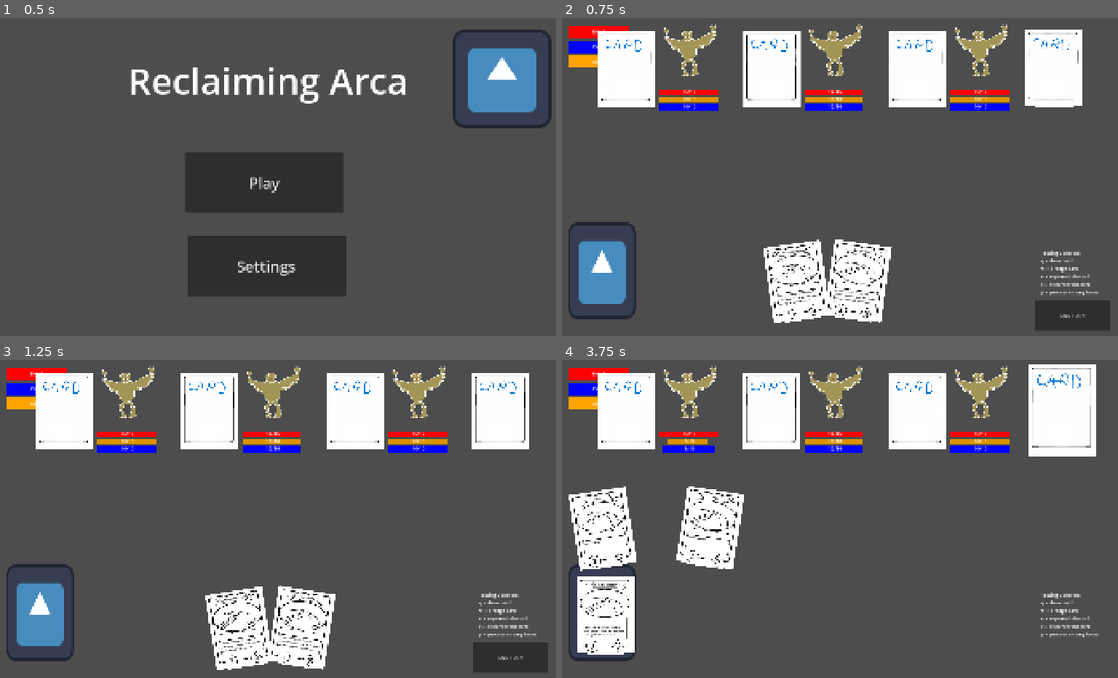
Above: before the commit, frames 1-4 (two rows, left to right).
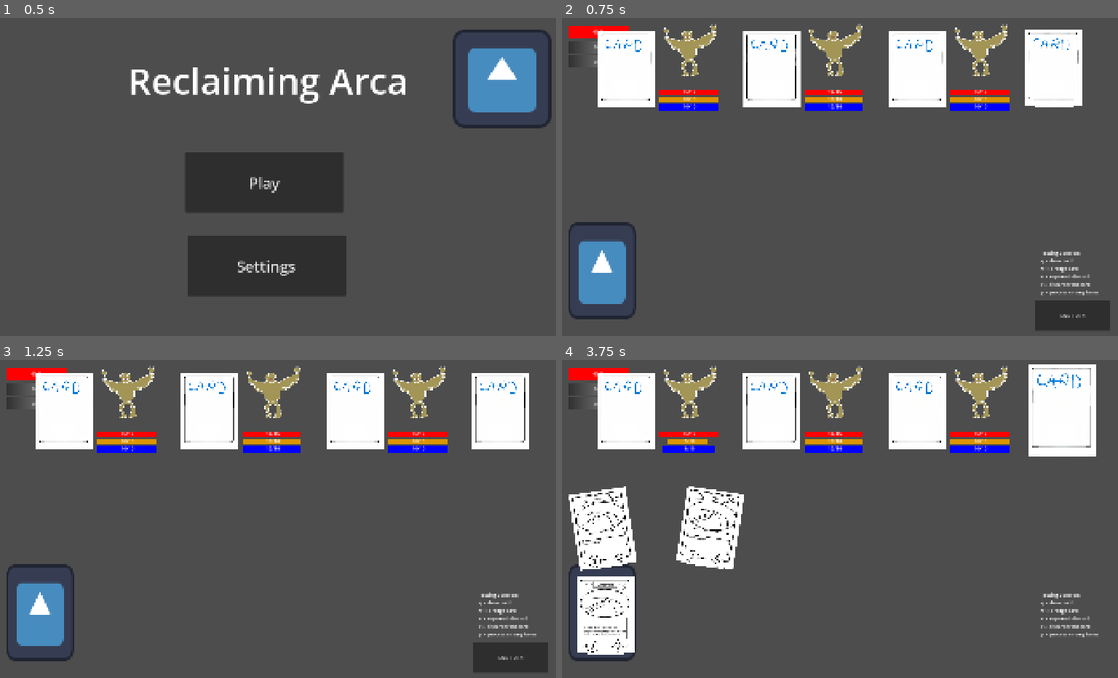
Above: after the commit, the same moments.

Repository: idealmonke/2.5d-test
Game: Godot game, scene res://game_data/scenes/Main_Menu.tscn
The game is run twice, just before and just after one commit, with the same random seed, the same clock (stepped at 60 frames per second) and the same inputs. The engine's default icon, where the game draws it, is replaced by a stand-in: a white triangle on a blue panel in a dark square.
Inputs (mouse positions are in pixels of both pictures, inside the frame that each line leads up to):
- Up to frame 1 (0.5 s): no input
- Up to frame 2 (0.75 s): click "Play" at 0.5 s
- Up to frame 3 (1.25 s): no input
- Up to frame 4 (3.75 s): click "END TURN" at 1.25 s; tap Enter at 2 s; drag from (600, 611) to (1062, 410) at 2.02 s; drag from (1062, 410) to (600, 611) at 2.77 s; move the mouse to (1062, 407) at 3.52 s; hold W from 3.53 s (still down); tap R at 3.6 s; click (1062, 407) at 3.67 s

Frame 1 is identical in both runs. In frame 2, 5.3% of the frame differs, in the area x 1-60%, y 3-96%; in frame 3, 5.2%; in frame 4, 0.6%.

Commit message:
passive statuses

Diff:
--- a/game_data/enemies/enemy.gd
+++ b/game_data/enemies/enemy.gd
@@ -14,7 +14,6 @@
 var library: enemy_library
 
 # Enemy Stats
-var base_max_health: int
 var max_health: int
 var current_health: int
 var defense: Dictionary[COMMON_ENUMS.DAMAGE_TYPE, int]
@@ -25,10 +24,13 @@
 # immutable stats
 var enemy_name : String
 
+var base_max_health: int
 var base_max_stamina: int
 var base_max_mana: int
 var base_mana_regen: int
 var base_hand_size: int
+var base_defense : Dictionary[COMMON_ENUMS.DAMAGE_TYPE, int]
+
 
 var hand_size: int
 var max_stamina: int
@@ -116,27 +118,6 @@
 	if current_mana > max_mana:
 		current_mana = max_mana
 	_update_stat_bars()
-
-func update_passive_effects() -> void:
-	max_health = base_max_health
-	max_mana = base_max_mana
-	max_stamina = base_max_stamina
-	mana_regen = base_mana_regen
-
-	for effect_name in current_status_effects:
-		var effect  : status_effect = current_status_effects[effect_name]
-		var stat_calcs = effect.data.stats_calculations
-		for stat in stat_calcs:
-			var calc = stat_calcs[stat]
-
-			if(stat==COMMON_ENUMS.PLAYER_STATS.HEALTH):
-				max_health = calc.calculate.call(max_health)
-			if(stat==COMMON_ENUMS.PLAYER_STATS.MANA):
-				max_mana = calc.calculate.call(max_mana)
-			if(stat==COMMON_ENUMS.PLAYER_STATS.STAMINA):
-				max_stamina = calc.calculate.call(max_stamina)
-			if(stat==COMMON_ENUMS.PLAYER_STATS.MANA_REGEN):
-				mana_regen = calc.calculate.call(mana_regen)
 
 func take_damage(damage: Damage) -> void:
 
@@ -178,88 +159,129 @@
 	status_effect_bar.setup(192)
 	status_effect_bar.reset(current_status_effects)
 
+func _update_stat_bars() -> void:
+	health_bar.value = float(current_health) / max_health * 100
+	stamina_bar.value = float(current_stamina) / max_stamina * 100
+	mana_bar.value = float(current_mana) / max_mana * 100
+
+	health_bar_text.text = str(current_health)+"/"+str(max_health)
+	stamina_bar_text.text = str(current_stamina)+"/"+str(max_stamina)
+	mana_bar_text.text = str(current_mana)+"/"+str(max_mana)
+
+
+func initialize_data(data: enemy_data, cur_idx : int) -> void:
+	enemy_name = data.enemy_name
+	idx = cur_idx
+
+	base_max_health = data.max_health
+	base_max_stamina = data.max_stamina
+	base_max_mana = data.max_mana
+
+	base_mana_regen = data.mana_regen
+	base_defense = data.defense
+
+	max_health = data.max_health
+	max_stamina = data.max_stamina
+	max_mana = data.max_mana
+	mana_regen = data.mana_regen
+	defense = data.defense
+
+	current_health = max_health
+	current_mana = max_mana
+	current_stamina = max_stamina
+
+	base_hand_size = data.hand_size
+	hand_size = data.hand_size
+
+	#base_shield_retention = data.shield_retention
+	#shield_retention = data.shield_retention
+
+	_update_stat_bars()
+
+	base_sprite = data.art
+	sprite.texture = base_sprite
+
+	#TODO: make image scaling / position automatic
+	var TEMP_SIZE = 400
+
+	if(data.enemy_name=="goku"):
+		TEMP_SIZE = 200
+		sprite.position.y -= 100
+
+	sprite.scale = Vector2(TEMP_SIZE,TEMP_SIZE) / base_sprite.get_size()
+
+	#activate_goku_mode(data.card_ids)
+
+#func activate_goku_mode(ids : Array[int]):
+#	library = enemy_library.new()
+#	library.init(ids)
+
+func setup_library(lib : Array[enemy_card]) -> void:
+	hand = enemy_hand.new()
+	hand.init(self, lib)
+
+func process_turn() -> void:
+	BattleController.active_turn = self
+
+	_process_active_status(COMMON_ENUMS.TIMING.START)
+	update_passive_effects()
+	_process_status_stacks()
+
+	# Upkeep
+	_upkeep_regen_mana()
+	_upkeep_regen_stamina()
+
+
+	if(current_health<=0):
+		return
+
+	hand.draw_hand(hand_size)
+	await hand.play_hand()
+	hand.replenish_hand()
+
+func update_passive_effects() -> void:
+	max_health = base_max_health
+	max_mana = base_max_mana
+	max_stamina = base_max_stamina
+	mana_regen = base_mana_regen
+
+	hand_size = base_hand_size
+	defense = base_defense.duplicate()
+
+	for effect_name in current_status_effects:
+		var effect  : status_effect = current_status_effects[effect_name]
+		var stat_calcs = effect.data.stats_calculations
+		for stat in stat_calcs:
+			var calc = stat_calcs[stat]
+
+			if(stat==COMMON_ENUMS.PLAYER_STATS.HEALTH):
+				max_health = calc.calculate.call(max_health)
+			if(stat==COMMON_ENUMS.PLAYER_STATS.MANA):
+				max_mana = calc.calculate.call(max_mana)
+			if(stat==COMMON_ENUMS.PLAYER_STATS.STAMINA):
+				max_stamina = calc.calculate.call(max_stamina)
+			if(stat==COMMON_ENUMS.PLAYER_STATS.MANA_REGEN):
+				mana_regen = calc.calculate.call(mana_regen)
+			if(stat==COMMON_ENUMS.PLAYER_STATS.HANDSIZE):
+				hand_size = calc.calculate.call(hand_size)
+			if(stat==COMMON_ENUMS.PLAYER_STATS.DEFENSE):
+				defense = calc.calculate.call(defense)
+
+func _process_status_stacks():
+	for key in current_status_effects.duplicate():
+		var status: status_effect = current_status_effects.get(key)
+		status.stacks -= 1
+		status.duration_active += 1
+
+		if status.stacks == 0:
+			current_status_effects.erase(key)
+
+	_update_status()
 func _process_active_status(timing: COMMON_ENUMS.TIMING) -> void:
 	for key in current_status_effects:
 		var status: status_effect = current_status_effects.get(key)
 		if (status.data.abilities.has(timing)):
-			status.stacks -= 1
-			status.duration_active += 1
 			status.data.abilities[timing].execute(self, status)
-			if status.stacks == 0:
-				current_status_effects.erase(key)
-	_update_status()
-
-func _update_stat_bars() -> void:
-	health_bar.value = float(current_health) / max_health * 100
-	stamina_bar.value = float(current_stamina) / max_stamina * 100
-	mana_bar.value = float(current_mana) / max_mana * 100
-
-	health_bar_text.text = str(current_health)+"/"+str(max_health)
-	stamina_bar_text.text = str(current_stamina)+"/"+str(max_stamina)
-	mana_bar_text.text = str(current_mana)+"/"+str(max_mana)
-
-
-func initialize_data(data: enemy_data, cur_idx : int) -> void:
-	enemy_name = data.enemy_name
-	idx = cur_idx
-
-	base_max_health = data.max_health
-	base_max_stamina = data.max_stamina
-	base_max_mana = data.max_mana
-	max_health = data.max_health
-	max_stamina = data.max_stamina
-	max_mana = data.max_mana
-
-	mana_regen = data.mana_regen
-
-	current_health = max_health
-	current_mana = max_mana
-	current_stamina = max_stamina
-
-	base_hand_size = data.hand_size
-	hand_size = data.hand_size
-
-	#base_shield_retention = data.shield_retention
-	#shield_retention = data.shield_retention
-
-	_update_stat_bars()
-
-	base_sprite = data.art
-	sprite.texture = base_sprite
-
-	#TODO: make image scaling / position automatic
-	var TEMP_SIZE = 400
-
-	if(data.enemy_name=="goku"):
-		TEMP_SIZE = 200
-		sprite.position.y -= 100
-
-	sprite.scale = Vector2(TEMP_SIZE,TEMP_SIZE) / base_sprite.get_size()
-
-	#activate_goku_mode(data.card_ids)
-
-#func activate_goku_mode(ids : Array[int]):
-#	library = enemy_library.new()
-#	library.init(ids)
-
-func setup_library(lib : Array[enemy_card]) -> void:
-	hand = enemy_hand.new()
-	hand.init(self, lib)
-
-func process_turn() -> void:
-	BattleController.active_turn = self
-
-	# Upkeep
-	_upkeep_regen_mana()
-	_upkeep_regen_stamina()
-	_process_active_status(COMMON_ENUMS.TIMING.START)
-
-	if(current_health<=0):
-		return
-
-	hand.draw_hand(hand_size)
-	await hand.play_hand()
-	hand.replenish_hand()
 
 
 func is_full_health() -> bool:
--- a/game_data/enemies/enemy_card.gd
+++ b/game_data/enemies/enemy_card.gd
@@ -82,38 +82,6 @@
 	tween.tween_property(self, "position", pos, 0.2)
 	tween.parallel().tween_property(self, "rotation", rot, 0.2)
 
-func _process(delta: float) -> void:
-	pass
-	#match interactable_state:
-		#COMMON_ENUMS.ENEMY_CARD_STATE.PLAYING:
-			#z_index = 15
-			#
-			#if global_position.distance_to(playing_target) > 1:
-				#global_position = global_position.lerp(playing_target, slow_lerp * delta)
-			#else:
-				#global_position = playing_target
-			#
-			#rotation = 0
-		#COMMON_ENUMS.ENEMY_CARD_STATE.HAND:
-			#z_index = 10
-			#
-			#var target = hand_location + location_offset
-			#if global_position.distance_to(target) > 1:
-				#global_position = global_position.lerp(target, slow_lerp * delta)
-			#else:
-				#global_position = target
-			#
-			#rotation = lerp_angle(rotation, rotation_offset, rotate_lerp * delta)
-		#COMMON_ENUMS.ENEMY_CARD_STATE.LIBRARY:
-			#z_index = 0
-			#
-			#if global_position.distance_to(library_location) > 1:
-				#global_position = global_position.lerp(library_location, slow_lerp * delta)
-			#else:
-				#global_position = library_location
-			#
-			#rotation = 0
-
 func _late_setup() -> void:
 	#intialize controller and data
 	pass
--- a/game_data/enemies/enemy_data.gd
+++ b/game_data/enemies/enemy_data.gd
@@ -11,6 +11,8 @@
 @export var card_ids : Array[int]
 @export var hand_size : int
 
+@export var defense : Dictionary[COMMON_ENUMS.DAMAGE_TYPE, int]
+
 var deck: Array[enemy_card]
 
 @export var art: Texture2D
--- a/game_data/scripts/battle_controller.gd
+++ b/game_data/scripts/battle_controller.gd
@@ -147,15 +147,17 @@
 	data.discard.add_card(card)
 	card.interactable_state = COMMON_ENUMS.INTERACT_STATE.DISCARD
 
-func _process_active_status(timing: COMMON_ENUMS.TIMING) -> void:
-	for key in data.player.current_status_effects:
-		if data.player.current_status_effects.has(key) && data.player.current_status_effects.get(key).timing == timing:
-			data.player.current_status_effects.get(key).execute(self)
-			data.player.current_status_effects.get(key).stacks -= 1
-			if data.player.current_status_effects.get(key).stacks == 0:
-				data.player.current_status_effects.erase(key)
+#func _process_active_status(timing: COMMON_ENUMS.TIMING) -> void:
+	#for key in data.player.current_status_effects:
+		#if data.player.current_status_effects.has(key) && data.player.current_status_effects.get(key).timing == timing:
+			#data.player.current_status_effects.get(key).execute(self)
+			#data.player.current_status_effects.get(key).stacks -= 1
+			#if data.player.current_status_effects.get(key).stacks == 0:
+				#data.player.current_status_effects.erase(key)
 
 func _player_upkeep() -> COMMON_ENUMS.BATTLE_STATE:
+	data.player.process_statuses()
+
 	data.player._upkeep_regen_mana()
 	data.player._upkeep_regen_stamina()
 
@@ -163,7 +165,6 @@
 	for i in range(current_handsize):
 		draw_card()
 
-	_process_active_status(COMMON_ENUMS.TIMING.START)
 	return COMMON_ENUMS.BATTLE_STATE.PLAYER_PLAYING
 
 func _player_endstep() -> COMMON_ENUMS.BATTLE_STATE:
--- a/game_data/scripts/battle_player_data.gd
+++ b/game_data/scripts/battle_player_data.gd
@@ -1,6 +1,7 @@
 class_name battle_player_data
 extends RefCounted
 
+var base_max_health : int
 var max_health: int = 40
 var current_health: int = 40
 
@@ -147,13 +148,50 @@
 	stamina_bar.value = current_stamina
 	stamina_label.text = str(current_stamina) + "/" + str(max_stamina)
 
+func process_statuses() -> void:
+	_process_active_status(COMMON_ENUMS.TIMING.START)
+	update_passive_effects()
+	_process_status_stacks()
+
+func update_passive_effects() -> void:
+	max_health = base_max_health
+	max_mana = base_max_mana
+	max_stamina = base_max_stamina
+	mana_regen = base_mana_regen
+
+	hand_size = base_hand_size
+	defense = base_defense.duplicate()
+
+	for effect_name in current_status_effects:
+		var effect  : status_effect = current_status_effects[effect_name]
+		var stat_calcs = effect.data.stats_calculations
+		for stat in stat_calcs:
+			var calc = stat_calcs[stat]
+
+			if(stat==COMMON_ENUMS.PLAYER_STATS.HEALTH):
+				max_health = calc.calculate.call(max_health)
+			if(stat==COMMON_ENUMS.PLAYER_STATS.MANA):
+				max_mana = calc.calculate.call(max_mana)
+			if(stat==COMMON_ENUMS.PLAYER_STATS.STAMINA):
+				max_stamina = calc.calculate.call(max_stamina)
+			if(stat==COMMON_ENUMS.PLAYER_STATS.MANA_REGEN):
+				mana_regen = calc.calculate.call(mana_regen)
+			if(stat==COMMON_ENUMS.PLAYER_STATS.HANDSIZE):
+				hand_size = calc.calculate.call(hand_size)
+			if(stat==COMMON_ENUMS.PLAYER_STATS.DEFENSE):
+				defense = calc.calculate.call(defense)
+
+func _process_status_stacks():
+	for key in current_status_effects.duplicate():
+		var status: status_effect = current_status_effects.get(key)
+		status.stacks -= 1
+		status.duration_active += 1
+
+		if status.stacks == 0:
+			current_status_effects.erase(key)
+
 func _process_active_status(timing: COMMON_ENUMS.TIMING) -> void:
 	for key in current_status_effects:
 		var status: status_effect = current_status_effects.get(key)
 		if (status.data.abilities.has(timing)):
-			status.stacks -= 1
-			status.duration_active += 1
 			status.data.abilities[timing].execute(self, status)
-			if status.stacks == 0:
-				current_status_effects.erase(key)
-	_update_status()
--- /dev/null
+++ b/game_data/skill_cards/skill_card_abilities/draught_of_the_rabbit_ability.gd
@@ -0,0 +1,10 @@
+class_name draught_of_the_rabbit_ability
+extends skill_card_ability
+
+func _init() -> void:
+	target_type = COMMON_ENUMS.TARGET_TYPE.NONE
+
+func execute(targets : targeting_info) -> void:
+	var status_data = status_effect_registry.get_status_effect_data(69)
+	var status = status_effect.new(status_data)
+	BattleController.data.player.add_status_stacks(status, 2, 1.0)
--- /dev/null
+++ b/game_data/skill_cards/skill_cards_data/draught_of_the_rabbit.tres
@@ -0,0 +1,12 @@
+[gd_resource type="Resource" script_class="skill_card_data" format=3 uid="uid://harljq3wkyjp"]
+
+[ext_resource type="Script" uid="uid://c3wbojvfgs5lg" path="res://game_data/skill_cards/skill_card_data.gd" id="1_e01a8"]
+
+[resource]
+script = ExtResource("1_e01a8")
+mana_cost = 5
+stamina_cost = 3
+ability_desc = "Gain two stacks of haste"
+card_name = "Draught of the Rabbit"
+card_id = 7002
+metadata/_custom_type_script = "uid://c3wbojvfgs5lg"
--- a/game_data/status_effects/status_effect.gd
+++ b/game_data/status_effects/status_effect.gd
@@ -10,4 +10,4 @@
 func _init(status_data: status_effect_data) -> void:
 	data = status_data
 	stacks = 0
-	duration_active = 0
+	duration_active = 1
--- /dev/null
+++ b/game_data/status_effects/status_effect_abilities/haste_ability.gd
@@ -0,0 +1,5 @@
+class_name haste_ability
+extends status_effect_ability
+
+func execute(target: Variant, status: status_effect) -> void:
+	pass
--- a/game_data/status_effects/status_effect_calculation.gd
+++ b/game_data/status_effects/status_effect_calculation.gd
@@ -1,5 +1,5 @@
 class_name status_effect_calculation
 extends Resource
 
-func calculate(value: Variant) -> void:
-	pass
+func calculate(value: Variant) -> Variant:
+	return null
--- a/game_data/status_effects/status_effect_calculations/divine_favor_calculation.gd
+++ b/game_data/status_effects/status_effect_calculations/divine_favor_calculation.gd
@@ -1,6 +1,8 @@
 class_name divine_favor_calculation
 extends status_effect_calculation
 
-func calculate(value: Variant) -> void:
+func calculate(value: Variant) -> Variant:
 	if value.damage.has(COMMON_ENUMS.DAMAGE_TYPE.PHYSICAL):
 		value.add_damage(2, COMMON_ENUMS.DAMAGE_TYPE.HOLY)
+
+	return null
--- /dev/null
+++ b/game_data/status_effects/status_effect_calculations/haste_calculation.gd
@@ -0,0 +1,5 @@
+class_name haste_calculation
+extends status_effect_calculation
+
+func calculate(value: Variant) -> int:
+	return value + 2
--- /dev/null
+++ b/game_data/status_effects/status_effect_data/haste.tres
@@ -0,0 +1,14 @@
+[gd_resource type="Resource" script_class="status_effect_data" format=3 uid="uid://q4cgnemnaqe5"]
+
+[ext_resource type="Script" uid="uid://cr4vcfio37kt8" path="res://game_data/status_effects/status_effect_ability.gd" id="1_6a4ly"]
+[ext_resource type="Texture2D" uid="uid://2jcqtthsd6ij" path="res://icon.svg" id="2_dbiwf"]
+[ext_resource type="Script" uid="uid://ckat7g3sy3t70" path="res://game_data/status_effects/status_effect_data.gd" id="2_qt3ri"]
+[ext_resource type="Script" uid="uid://t2nh4qwidy8w" path="res://game_data/status_effects/status_effect_calculation.gd" id="3_dbiwf"]
+
+[resource]
+script = ExtResource("2_qt3ri")
+name = "Haste"
+desc = "+2 max stamina"
+id = 69
+display_image = ExtResource("2_dbiwf")
+metadata/_custom_type_script = "uid://ckat7g3sy3t70"
--- a/game_data/status_effects/status_effect_registry.gd
+++ b/game_data/status_effects/status_effect_registry.gd
@@ -5,8 +5,9 @@
 
 const CARD_DB: Dictionary = {
 	0001: "burning",
+	0069: "haste"
 }
 
-static func get_status_effect_data(ID: COMMON_ENUMS.STATUS_EFFECT) -> status_effect_data:
+static func get_status_effect_data(ID: int) -> status_effect_data:
 	assert(CARD_DB.has(ID), "Effect not found in registry")
 	return load(status_effect_data_path+CARD_DB[ID]+".tres")
Not shown, added: game_data/skill_cards/skill_card_abilities/draught_of_the_rabbit_ability.gd.uid
Not shown, added: game_data/status_effects/status_effect_abilities/haste_ability.gd.uid
Not shown, added: game_data/status_effects/status_effect_calculations/haste_calculation.gd.uid
Binary file added: game_data/status_effects/status_effect_data/haste.png
Not shown, added: game_data/status_effects/status_effect_data/haste.png.import
